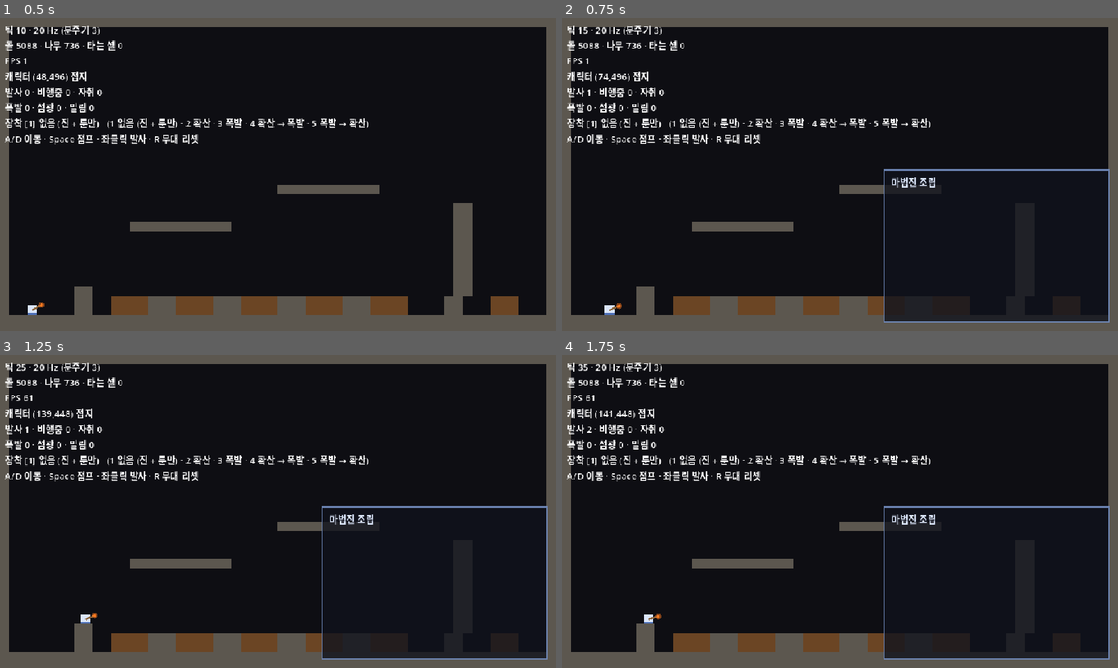
Above: before the commit, frames 1-4 (two rows, left to right).
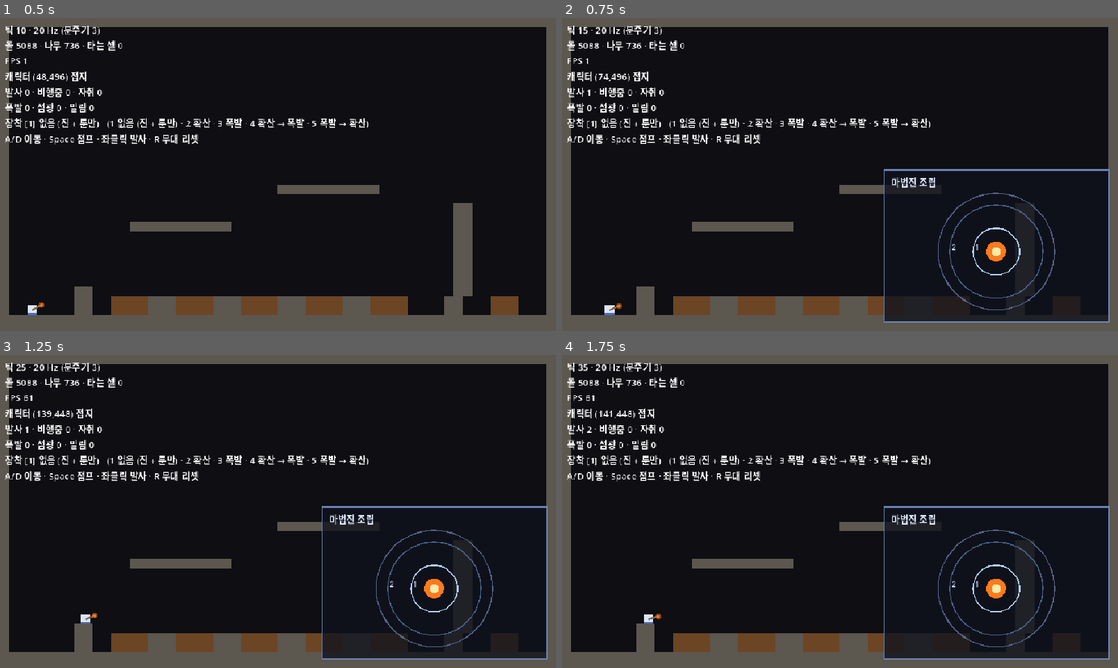
Above: after the commit, the same moments.

Repository: djgnfj-svg/tockbon
Game: Godot game, scene res://src/stage/stage.tscn
Same seed, same stepped clock (60 frames per second), same inputs: the game is played once before the commit and once after it.
Inputs (mouse positions are in pixels of both pictures, inside the frame that each line leads up to):
- Up to frame 1 (0.5 s): no input
- Up to frame 2 (0.75 s): tap Enter at 0.5 s; move the mouse to (962, 158) at 0.52 s; hold D (move_right) from 0.53 s (still down); hold Tab (toggle_assembly) from 0.53 s (still down); click (962, 158) at 0.67 s
- Up to frame 3 (1.25 s): keep holding D (move_right); keep holding Tab (toggle_assembly); tap Space (jump) at 0.77 s
- Up to frame 4 (1.75 s): release D (move_right) at 1.25 s; release Tab (toggle_assembly) at 1.25 s; drag from (728, 527) to (812, 574) at 1.27 s

Frame 1 is identical in both runs. In frame 2, 0.7% of the frame differs, in the area x 67-89%, y 55-94%; in frame 3, 0.7%; in frame 4, 0.7%.

Commit message:
spell: 마법진을 그림으로 그린다 (단계 3)
동심원 · 층 번호 · 룬 자리 · 문양 심볼. 아직 클릭으로 못 놓는다.

축을 셋으로 갈랐다. 진(frame) · 룬(rune_slots) · 층(layer_rings)이
좌표와 그림 양쪽에서 서로를 안 부른다. 룬이 둘이 되는 날 열리는 것은
룬 축 둘뿐이고 층 코드는 안 열린다 — 기획 「경계」가 요구한 유일한 것이다.

중심은 셋이 공유하는 값으로 따로 뺐다. 처음엔 층 그림이 frame()["center"]
를 불렀는데 그건 층 축이 진 축에 매달리는 것이다. 셋이 각자 중심을 구하면
창 크기를 바꾸는 날 셋이 따로 논다.

「안쪽이 먼저」를 동심원 하나에 안 맡겼다. 동심원은 순서가 있다는 것만
말하고 어느 쪽이 먼저인지는 안 말한다. 층 번호와 명도차 둘을 걸었고
둘 다 층 수로 나누므로 3층 진이 와도 자동이다.

문양 심볼은 모양 = kind · 색 = GLYPH_TINT 다. 문양마다 심볼을 그리면
그게 glyph_defs 가 경고한 「넷째 곳」이 된다. kind 는 파이프라인의 전부라
그림이 규칙을 가르치기도 한다.

그물이 그림도 스캔한다. 접근자를 부르나 + 개수를 숫자로 박은 순회가
없나 둘을 따로 잰다. 뒤가 없으면 for i in 2: 한 줄로 앞을 통과한 채
고리 수가 얼어붙는다.

알려진 구멍: 그리는 코드가 그물에서 한 번도 안 돈다. _draw() 는 렌더
패스 안에서만 불려서 draw_circle 인자 오류 같은 것은 게임을 띄워야
드러난다. verify-run 이 창을 열어 프레임을 돌리는 것이 유일한 감지기다.

Co-Authored-By: Claude Opus 5 (1M context) <noreply@anthropic.com>
Claude-Session: https://claude.ai/code/session_01AMkXmt1W5qq92K4dVZ4xVs

Diff:
--- a/src/stage/stage.gd
+++ b/src/stage/stage.gd
@@ -168,6 +168,9 @@
 	# 🔴 총구가 조립 상태를 **읽는다.** 사본을 밀어 넣으면 밀어 넣기를 한 번 깜빡하는 순간
 	#  「조합을 바꿨는데 화면이 그대로다」가 되고, 그게 v1이 죽은 방식이다.
 	_char_view.setup(_char, _circle)
+	# 🔴 조립창도 **같은 것**을 읽는다 — 사본을 주면 「키 4↔5로 그림이 뒤집힌다」가 사라지고,
+	#  그게 단일 소스(계획 §1)의 눈에 보이는 유일한 증거다.
+	_circle_window.setup(_circle)
 	_spell_view.setup(_spell)
 	_input.fire_requested.connect(_fire_at)
 	_input.reset_requested.connect(reset_stage)
--- /dev/null
+++ b/src/view/circle_layout.gd
@@ -0,0 +1,120 @@
+extends RefCounted
+## 진 표 → 좌표. 🔴🔴 **그림과 클릭이 같은 좌표를 쓰는 단일 소스다.**
+##  좌표를 두 곳에서 계산하면 「클릭이 엉뚱한 층으로 간다」가 되고 **에러가 안 난다.**
+##
+## ══ 🔴🔴 축이 셋이고, 축끼리 서로를 안 부른다 ═══════════════════
+## ```
+##         진 축                  룬 축                층 축
+## 좌표    frame()               rune_slots()        layer_rings() · layer_slots()
+## 그림    _draw_frame()         _draw_rune_slot()   _draw_ring()      ← circle_window
+## ```
+## ⚠ **룬이 둘이 되는 날 열리는 것은 룬 열 둘뿐이고 층·진 코드는 안 열린다.** 한 덩어리로 짜면
+##  조립창을 통째로 다시 만든다 — 기획 「경계」가 이 단계에 요구한 것이 그것 하나다.
+##
+## ⚠ **셋이 `_center`·`_radius` 하나를 같이 쓰는 것은 축을 섞는 게 아니다.** 그 반대다 —
+##  각자 중심을 구하면 **중심이 세 곳**이 되고, 창 크기를 바꾸는 날 셋이 따로 논다.
+##  🔴 축 분리는 「누가 무엇을 정하나」의 분리지 「같은 원반을 공유하지 마라」가 아니다.
+## ══════════════════════════════════════════════════════════════════
+##
+## 🔴 **층 수·룬 자리 수는 전부 `circle_defs` 표에서 나온다.** 여기 2·1을 박으면
+##  「모델은 3층인데 셋째 고리가 안 그려진다」가 되고, 그건 층 수가 안 따라오는 것보다 **더 나쁘다**
+##  (시뮬만 늘고 화면이 안 따라가는 것 = v1이 죽은 방식). `net_circle`이 텍스트로 잰다.
+##
+## ⚠ 치수 비율은 전부 `fx_tuning`이다 — 여기에 숫자를 적지 않는다.
+
+const CircleDefs := preload("res://src/sim/circle_defs.gd")
+const Fx := preload("res://src/view/fx_tuning.gd")
+
+
+## 창 안에서 마법진이 앉는 자리. 🔴 제목 띠를 피한다 — 그림이 제목과 겹치면 둘 다 안 읽힌다.
+## ⚠ **그림도 클릭도 이 함수를 지난다**(단계 4). 창 안쪽 좌표계다.
+static func circle_area(window_size: Vector2) -> Rect2:
+	var pad := Fx.CIRCLE_AREA_PAD_PX
+	var top := Fx.WINDOW_TITLE_BAND_PX
+	return Rect2(pad, top, maxf(window_size.x - pad * 2.0, 0.0),
+		maxf(window_size.y - top - pad, 0.0))
+
+
+# ─── 진 축 ────────────────────────────────────────────────────────
+
+## 진 테두리. 진이 없어도 **자리는 있다** — 그게 「빈 슬롯」이다.
+static func frame(area: Rect2) -> Dictionary:
+	return {"center": _center(area), "radius": _radius(area)}
+
+
+# ─── 룬 축 ────────────────────────────────────────────────────────
+
+## 룬 자리의 중심들. 길이 = `circle_defs.rune_slots`.
+##
+## 🔴 **`rune_slots != 1`에 짖는다.** 진을 늘리면서 룬을 어떻게 늘어놓을지 안 정하면
+##  래퍼의 stderr 검사에 **공짜로** 걸린다(`spell_sim._run_glyph`와 같은 장치다).
+##  ⚠ 융합은 두 자리가 맞물리고 병렬은 떨어져 있다 — **배치가 곧 진의 그림이라** 자동으로 못 정한다.
+## ⚠ 자리가 0개(진 없음)인 것은 **정상**이라 안 짖는다.
+static func rune_slots(circle_id: int, area: Rect2) -> PackedVector2Array:
+	var n := CircleDefs.rune_slots(circle_id)
+	var out := PackedVector2Array()
+	if n <= 0:
+		return out
+	if n != 1:
+		push_error("CircleLayout: 룬 자리 %d개짜리 진의 배치가 아직 없다" % n)
+		return out
+	# 룬은 한가운데다. 🔴 그래서 층 고리가 **룬을 감싸며 밖으로** 자라고,
+	#  「안쪽이 먼저」가 그림 자체에 들어간다.
+	out.append(_center(area))
+	return out
+
+
+## 룬 자리 그림의 반지름.
+static func rune_radius(area: Rect2) -> float:
+	return _radius(area) * Fx.CIRCLE_RUNE_RATIO
+
+
+# ─── 층 축 ────────────────────────────────────────────────────────
+
+## 층 고리의 반지름들. 길이 = `circle_defs.layers`. 안쪽(1층)이 먼저다.
+##
+## 🔴🔴 **층 수로 나눠서 파생시킨다.** 상수 둘을 박으면 3층 진이 오는 날 고리가 겹치고,
+##  겹친 그림은 「층이 둘인지 셋인지」를 화면에서 못 세게 만든다.
+static func layer_rings(circle_id: int, area: Rect2) -> PackedFloat32Array:
+	var n := CircleDefs.layers(circle_id)
+	var out := PackedFloat32Array()
+	if n <= 0:
+		return out
+	var zone := _radius(area) * Fx.CIRCLE_RING_ZONE
+	for i in n:
+		out.append(zone * float(i + 1) / float(n))
+	return out
+
+
+## 문양이 앉는 점들. 🔴🔴 **그림과 클릭이 이 함수 하나를 쓴다**(단계 4의 히트테스트).
+## ⚠ 같은 축이라 `layer_rings`를 부른다 — 반지름을 여기서 다시 구하면 그게 두 벌이다.
+static func layer_slots(circle_id: int, area: Rect2) -> PackedVector2Array:
+	var c := _center(area)
+	var out := PackedVector2Array()
+	# 12시 방향. ⚠ 층마다 각도를 흩으면 「어느 고리의 문양인가」가 안 읽힌다.
+	for r: float in layer_rings(circle_id, area):
+		out.append(c + Vector2(0.0, -r))
+	return out
+
+
+## 문양 심볼의 반지름.
+static func glyph_radius(area: Rect2) -> float:
+	return _radius(area) * Fx.CIRCLE_GLYPH_RATIO
+
+
+# ─── 셋이 같이 쓰는 원반 ──────────────────────────────────────────
+# ⚠ 위 주석 참고 — 이걸 공유하는 것이 축을 섞는 게 아니라 **중심이 세 곳이 되는 것을 막는다.**
+
+## 마법진의 한가운데. 🔴 **어느 축에도 안 속한다** — 그래서 공개다.
+##  ⚠ 층을 그리려고 `frame()`을 부르면 **층 축이 진 축에 매달린다.** 진이 여러 개인 진
+##   (문양이 룬마다)이 오는 날 `frame()`이 여럿을 돌려주게 되고, 그때 층 코드가 같이 깨진다.
+static func center(area: Rect2) -> Vector2:
+	return _center(area)
+
+
+static func _center(area: Rect2) -> Vector2:
+	return area.get_center()
+
+
+static func _radius(area: Rect2) -> float:
+	return minf(area.size.x, area.size.y) * 0.5 * Fx.CIRCLE_DISC_RATIO
--- a/src/view/circle_window.gd
+++ b/src/view/circle_window.gd
@@ -24,6 +24,27 @@
 ##  🔴 증상이 「입력 맵을 안 고쳤다」와 똑같아서 진단이 오래 걸린다 — 포커스를 먼저 의심해라.
 
 const Fx := preload("res://src/view/fx_tuning.gd")
+const Layout := preload("res://src/view/circle_layout.gd")
+const Glyph := preload("res://src/sim/glyph_defs.gd")
+const SpellCircle := preload("res://src/actor/spell_circle.gd")
+
+## 🔴🔴 **사본이 아니라 참조다** — 총구와 **같은 것**을 읽는다(계획 §1의 단일 소스).
+##  디버그 키 4↔5를 누르면 그림이 뒤집히는 것이 그 증거고, 사본을 두면 그 증거가 사라진다.
+## ⚠ **읽기만 한다.** 이 단계는 **클릭으로 못 놓는다**(단계 4).
+var _circle: SpellCircle = null
+
+
+func setup(circle: SpellCircle) -> void:
+	_circle = circle
+	queue_redraw()
+
+
+## ⚠ 조립 상태가 바뀌는 **순간**이 따로 없다(디버그 키·조립창 둘 다 모델을 직접 만진다).
+##  ⇒ 열려 있는 동안 매 프레임 다시 그린다. `character_view`가 총구에 쓰는 방식과 같다.
+##  🔴 닫혀 있으면 아무것도 안 한다 — 창은 대개 닫혀 있다.
+func _process(_dt: float) -> void:
+	if visible:
+		queue_redraw()
 
 
 func _ready() -> void:
@@ -55,3 +76,99 @@
 		Vector2(Fx.WINDOW_PAD_PX, Fx.WINDOW_PAD_PX + float(Fx.WINDOW_TITLE_SIZE)),
 		Fx.WINDOW_TITLE, HORIZONTAL_ALIGNMENT_LEFT, -1,
 		Fx.WINDOW_TITLE_SIZE, Fx.WINDOW_TITLE_COLOR)
+
+	if _circle == null:
+		return
+	# 🔴 **좌표는 전부 `circle_layout`에서 온다.** 여기서 하나라도 계산하면
+	#  단계 4의 히트테스트가 다른 좌표를 쓰게 되고, 그건 에러 없이 엉뚱한 층으로 간다.
+	var area := Layout.circle_area(size)
+	var id := _circle.circle_id()
+	_draw_frame(area)
+	_draw_rune_slot(area, id)
+	for i in _circle.layer_count():
+		_draw_ring(area, id, i, font)
+
+
+# ══════════════════════════════════════════════════════════════════
+#  🔴🔴 축 셋 — **서로를 안 부른다**
+#   룬이 둘이 되는 날 열리는 것은 `_draw_rune_slot` 하나뿐이다.
+# ══════════════════════════════════════════════════════════════════
+
+## 진 축 — 그릇의 가장자리. ⚠ 진이 없어도 **자리는 그린다.** 그게 「빈 슬롯」이고,
+##  진을 뺐을 때 마법진이 슬롯 하나로 줄어드는 것이 눈에 보이는 이유다(단계 5).
+func _draw_frame(area: Rect2) -> void:
+	var f := Layout.frame(area)
+	draw_circle(f["center"], f["radius"], Fx.CIRCLE_FRAME, false, Fx.CIRCLE_FRAME_PX)
+
+
+## 룬 축 — 룬 자리. ⚠ 자리 **수**도 자리 **위치**도 진 표에서 나온다.
+## 🔴 빈 룬은 총구가 꺼질 때와 **같은 회색**이다 — 같은 뜻이라 같은 색이어야 한 눈에 이어진다.
+##  ⚠ 「왜 못 쏘나」를 글로 적는 것은 단계 5다. 여기는 **상태를 정직하게 그리는 것**까지다.
+func _draw_rune_slot(area: Rect2, circle_id: int) -> void:
+	var r := Layout.rune_radius(area)
+	var slots := Layout.rune_slots(circle_id, area)
+	for i in slots.size():
+		var rune_id := _circle.rune_at(i)
+		if rune_id == SpellCircle.RUNE_EMPTY:
+			draw_circle(slots[i], r, Fx.MUZZLE_DEAD, false, Fx.MUZZLE_DEAD_WIDTH_PX)
+			continue
+		var fx := Fx.elem_fx(rune_id)
+		draw_circle(slots[i], r, fx["glow"], true)
+		draw_circle(slots[i], r * 0.45, fx["core"], true)
+
+
+## 층 축 — 고리 하나 + 층 번호 + 놓인 문양.
+##
+## 🔴🔴 **「안쪽이 먼저」에 장치가 둘 걸려 있다**(기획 판정 3):
+##   ① **층 번호** 1·2를 고리 옆에 적는다
+##   ② **명도차** — 안쪽이 밝고 밖으로 갈수록 어둡다. 층 수로 나눠 섞으므로 3층이 와도 자동이다
+##  ⚠ 동심원 하나만으로는 순서가 **있다**까지만 말하고 **어느 쪽이 먼저인지**는 안 말한다.
+func _draw_ring(area: Rect2, circle_id: int, layer: int, font: Font) -> void:
+	var rings := Layout.layer_rings(circle_id, area)
+	if layer < 0 or layer >= rings.size():
+		return
+	var n := rings.size()
+	# ⚠ 1층뿐이면 나눌 것이 없다 — 0으로 나누면 그림이 통째로 사라진다.
+	var t := 0.0 if n <= 1 else float(layer) / float(n - 1)
+	# ⚠ **`frame()`을 부르지 않는다.** 중심은 어느 축에도 안 속한 공유값이고,
+	#  여기서 진 축을 부르면 층 축이 거기 매달린다(`circle_layout.center` 주석).
+	var c := Layout.center(area)
+	draw_circle(c, rings[layer], Fx.CIRCLE_RING_INNER.lerp(Fx.CIRCLE_RING_OUTER, t),
+		false, Fx.CIRCLE_RING_PX)
+
+	if font != null:
+		# 9시 방향. ⚠ 문양 심볼이 12시에 앉으므로 거기 적으면 겹친다.
+		draw_string(font, c + Vector2(-rings[layer] + 3.0, -3.0), str(layer + 1),
+			HORIZONTAL_ALIGNMENT_LEFT, -1, Fx.CIRCLE_LAYER_NUM_SIZE, Fx.CIRCLE_LAYER_NUM)
+
+	var glyph_id := _circle.glyph_at(layer)
+	if glyph_id == Glyph.GLYPH_NONE:
+		return
+	var slots := Layout.layer_slots(circle_id, area)
+	if layer < slots.size():
+		_draw_glyph(slots[layer], Layout.glyph_radius(area), glyph_id)
+
+
+## 🔴🔴 **모양은 `kind`, 색은 문양 id.** 문양마다 그림을 두면 그게 **넷째 고칠 곳**이 되고,
+##  `glyph_defs.gd`가 스스로 「넷째 곳이 생기면 구조가 틀린 것이니 멈춘다」고 적어 뒀다.
+##  ⇒ 새 문양은 모양을 **공짜로** 얻는다. 「바꿈」이 오는 날 kind가 셋이 되고 모양도 셋이 된다.
+## 🔴 그리고 그 축이 **파이프라인의 전부**라(design 문서) **그림이 규칙을 가르친다.**
+func _draw_glyph(at: Vector2, r: float, glyph_id: int) -> void:
+	if not Glyph.DEFS.has(glyph_id):
+		push_error("CircleWindow: 표에 없는 문양 %d — 그릴 수 없다" % glyph_id)
+		return
+	var tint: Color = Fx.GLYPH_TINT.get(glyph_id, Fx.GLYPH_TINT_MISSING)
+	var kind := int(Glyph.DEFS[glyph_id]["kind"])
+	if kind == Glyph.KIND_SPAWN:
+		# 밖으로 뻗는 가지 — **새 탄을 만든다**가 모양에 있다.
+		for k in Fx.GLYPH_SPAWN_RAYS:
+			var a := TAU * float(k) / float(Fx.GLYPH_SPAWN_RAYS)
+			var d := Vector2(cos(a), sin(a))
+			draw_line(at + d * (r * 0.3), at + d * r, tint, Fx.GLYPH_SYMBOL_PX)
+		return
+	if kind == Glyph.KIND_TERMINAL:
+		# 채운 원반 — **그 자리에서 끝난다**가 모양에 있다.
+		draw_circle(at, r * 0.8, tint, true)
+		return
+	# 🔴 모르는 kind에 짖는다 — 표에 종류를 늘리고 그림을 안 늘리면 여기서 걸린다.
+	push_error("CircleWindow: 문양 종류 %d에 그림이 없다" % kind)
--- a/src/view/fx_tuning.gd
+++ b/src/view/fx_tuning.gd
@@ -83,10 +83,46 @@
 const WINDOW_EDGE_PX := 2.0
 const WINDOW_PAD_PX := 12.0
 
-## ⚠ 이 단계의 창은 **뒷판과 제목뿐이다.** 동심원·층·룬 자리·팔레트는 단계 3~5가 채운다.
+## ⚠ 팔레트는 단계 4~5가 채운다. 지금은 뒷판 · 제목 · 마법진 그림뿐이다.
 const WINDOW_TITLE := "마법진 조립"
 const WINDOW_TITLE_COLOR := Color(0.86, 0.90, 0.98)
 const WINDOW_TITLE_SIZE := 16
+## 제목이 차지하는 띠. 마법진 그림은 이 아래부터다 — 겹치면 둘 다 안 읽힌다.
+const WINDOW_TITLE_BAND_PX := 34.0
+
+# ─── 조립창 — 마법진 그림 ─────────────────────────────────────────
+## 🔴 **전부 비율이다.** 픽셀을 박으면 창 크기를 바꾸는 날 그림이 창 밖으로 나간다.
+##  ⚠ 층 고리 반지름은 **층 수로 나눠서** 나온다(`circle_layout.layer_rings`) — 여기엔 고리가
+##   차지하는 **바깥 끝**만 있다. 고리마다 상수를 두면 3층 진이 오는 날 겹친다.
+const CIRCLE_AREA_PAD_PX := 14.0
+const CIRCLE_DISC_RATIO := 0.94
+const CIRCLE_RING_ZONE := 0.80
+const CIRCLE_RUNE_RATIO := 0.17
+const CIRCLE_GLYPH_RATIO := 0.115
+
+## 진 테두리 — 그릇의 가장자리다. ⚠ 층 고리보다 **어둡고 굵어야** 「틀」로 읽힌다.
+const CIRCLE_FRAME := Color(0.38, 0.45, 0.62, 0.85)
+const CIRCLE_FRAME_PX := 2.0
+
+## 🔴🔴 **「안쪽이 먼저」를 동심원 하나에 맡기지 않는다**(기획 판정 3).
+##  동심원은 순서가 **있다**는 것만 말하고 **어느 쪽이 먼저인지**는 안 말한다.
+##  ⇒ 장치 **둘**을 건다: ① 층 번호(1·2) ② **안쪽이 밝은 명도차**(아래 두 색을 층마다 섞는다).
+## ⚠ 색 하나만 두면 그 장치가 하나로 줄고, 그러면 판정 3이 동심원 하나에 매달린다.
+const CIRCLE_RING_INNER := Color(0.72, 0.86, 1.0, 0.95)
+const CIRCLE_RING_OUTER := Color(0.30, 0.40, 0.58, 0.95)
+const CIRCLE_RING_PX := 2.0
+
+## 층 번호. ⚠ 고리 **왼쪽**에 적는다 — 문양 심볼이 12시에 앉으므로 거기 적으면 겹친다.
+const CIRCLE_LAYER_NUM := Color(0.80, 0.86, 0.96)
+const CIRCLE_LAYER_NUM_SIZE := 12
+
+## 🔴 **문양 심볼의 모양은 `kind`가 정한다**(`glyph_defs.DEFS`) — 문양마다 그리면 그게
+##  「문양 추가 = 고칠 곳 넷째」가 된다. 색은 `GLYPH_TINT`라 **총구와 같은 색**이고,
+##  그래서 창과 총구가 같은 마법으로 읽힌다.
+##  ⚠ SPAWN의 가지 수는 **연출값이다.** 확산의 8방향과 같을 필요가 없다 —
+##   같게 두면 「탄을 만드는 문양은 전부 8개를 만든다」로 잘못 읽힌다.
+const GLYPH_SPAWN_RAYS := 6
+const GLYPH_SYMBOL_PX := 2.0
 
 # ─── 🔴🔴 확산 세대 표 — 화면 쪽 절반 ────────────────────────────
 ## `sim_tuning.SIM_SIZES`와 **길이가 같아야 하고 방향도 같아야 한다**(둘 다 세대마다 감소).
--- a/tests/nets/net_circle.gd
+++ b/tests/nets/net_circle.gd
@@ -242,6 +242,26 @@
 		var arg := m.get_string(1)
 		t.ok(arg.contains("CircleDefs."),
 			"길이 `%s`가 진 표에서 나온다 (상수 박기가 아니다)" % arg)
+	_layout_reads_the_table(t)
+
+
+## 🔴🔴 **모델만 스캔하면 그림에 박힌 2를 못 잡는다**(계획 §6.1).
+##  그러면 「모델은 3층인데 **셋째 고리가 안 그려진다**」가 되고, 그건 층 수가 안 따라오는 것보다
+##  **더 나쁘다** — 시뮬만 늘고 화면이 안 따라가는 것이 v1이 죽은 방식이다.
+##  ⇒ 층 수·룬 자리 수를 읽는 곳이 **두 파일 통틀어** 전부 진 표를 지나야 한다.
+##
+## 🔴 재는 것 둘: ① 그림이 두 접근자를 **부르나** ② 개수를 **숫자로 박은 순회가 없나**.
+##  ⚠ ②가 없으면 `for i in 2:` 한 줄로 ①을 통과한 채 고리 수가 얼어붙는다.
+func _layout_reads_the_table(t) -> void:
+	var raw := _read("res://src/view/circle_layout.gd")
+	t.ok(not raw.contains("\"\"\""), "circle_layout에 삼중 따옴표가 없다 (스트리퍼가 못 다룬다)")
+	var src := NetDeterminism._strip(raw)
+	for fname: String in ACCESSORS:
+		t.ok(src.contains("CircleDefs.%s(" % fname),
+			"그림이 `CircleDefs.%s()` 를 부른다" % fname)
+	var re := RegEx.new()
+	t.eq(re.compile("for\\s+\\w+\\s+in\\s+\\d"), OK, "숫자 순회 패턴이 컴파일된다")
+	t.ok(re.search(src) == null, "그림이 개수를 숫자로 박은 순회를 안 한다")
 
 
 ## 🔴🔴 **접근자 자신이 표를 읽나.** 위 `_sizes_come_from_the_table`은 이걸 **원리적으로 못 잰다** —
